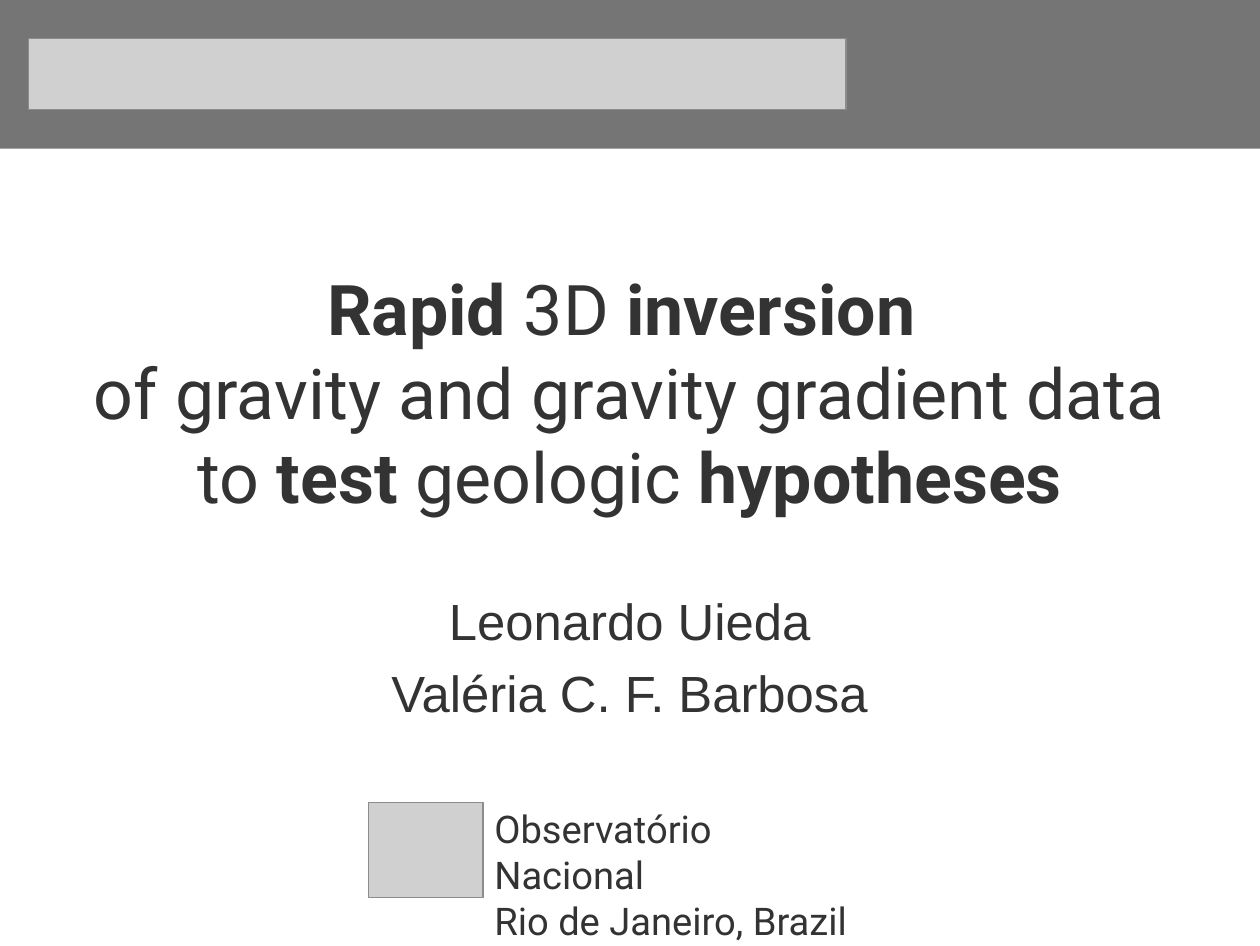
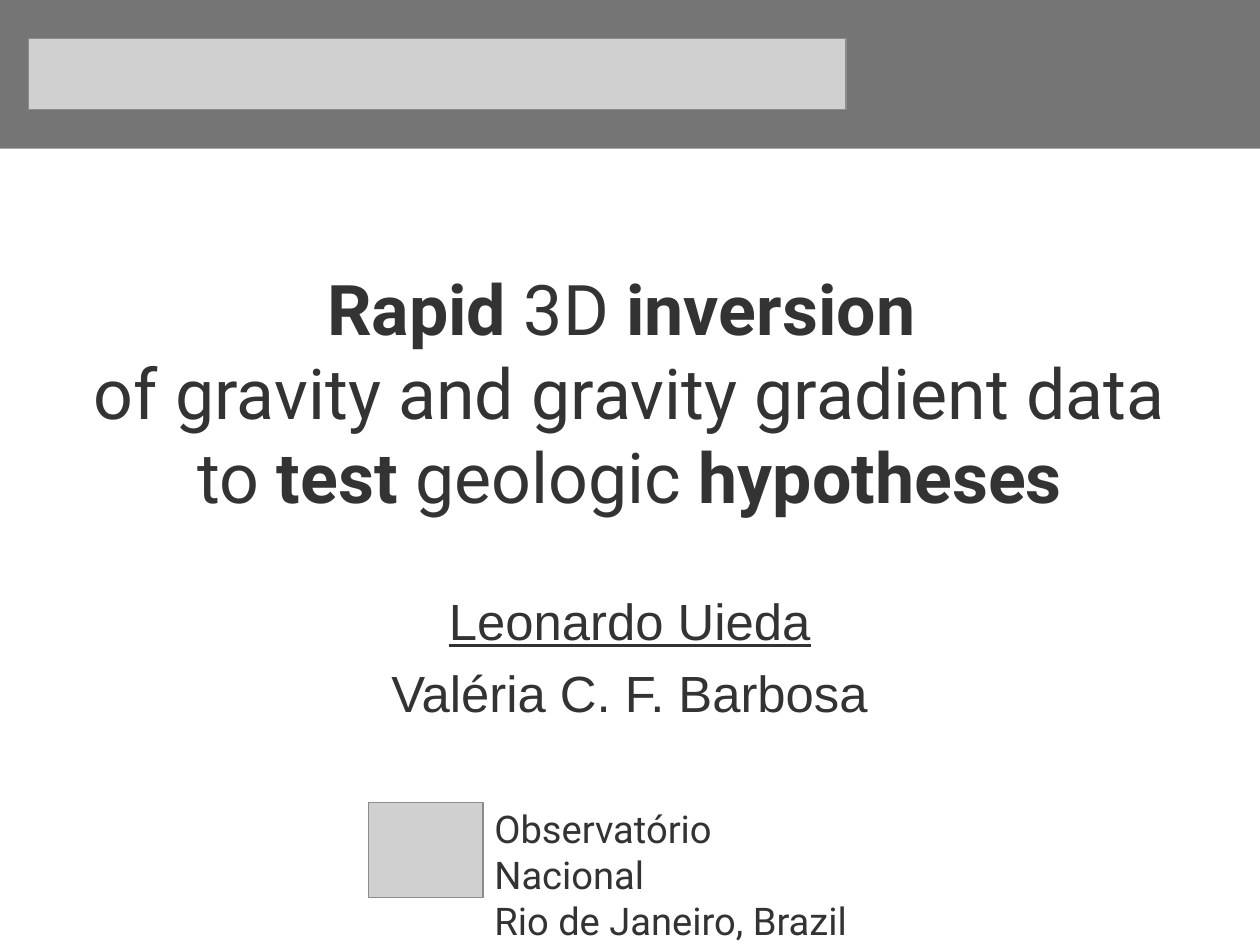
Before and after one commit to leouieda/gghs2012, a slide deck: slide 1 of presentation/uieda_barbosa_gghs2012.odp. Drawn at 1260x946 pixels with LibreOffice and Linux fonts; fonts in the diff are those of the drawing; grey boxes stand for pictures; background and template pictures are left out. Boxes give left, top, right and bottom in pixels: in the first picture for what was removed or moved away, otherwise in the second. Text is boxed around its words. In the diff, an @@ line names an element or a change of style, - is before the commit and + after.

```diff
--- a/presentation/uieda_barbosa_gghs2012.odp
+++ b/presentation/uieda_barbosa_gghs2012.odp
@@ subtitle at [449, 603, 811, 647]: underline on in "Leonardo Uieda" @@
```
Also in this commit, not shown: 1 other slide changed.
